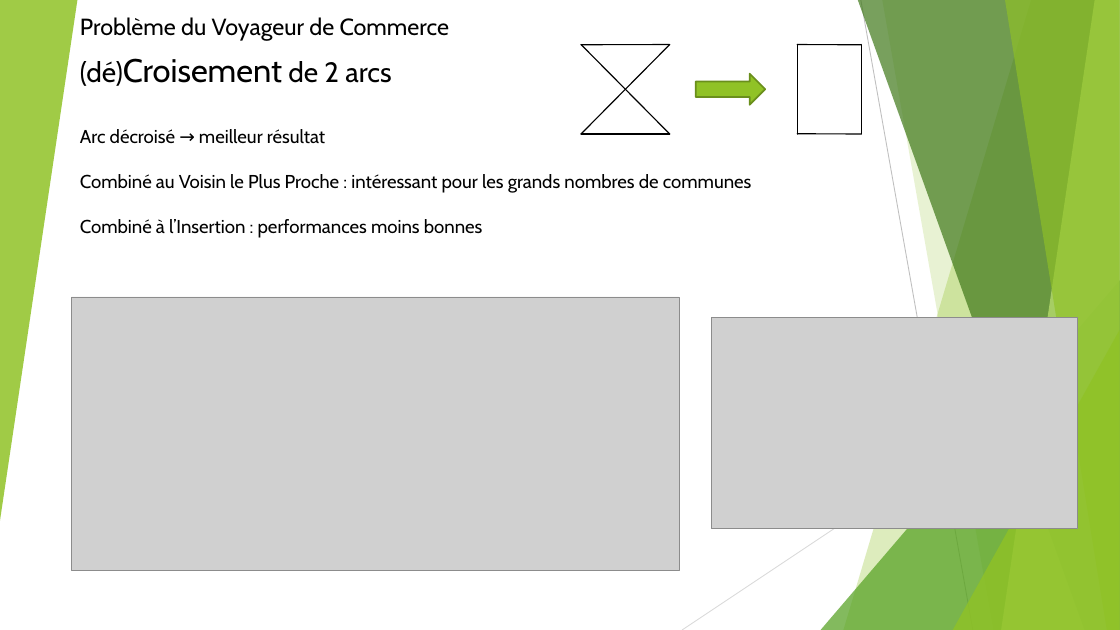
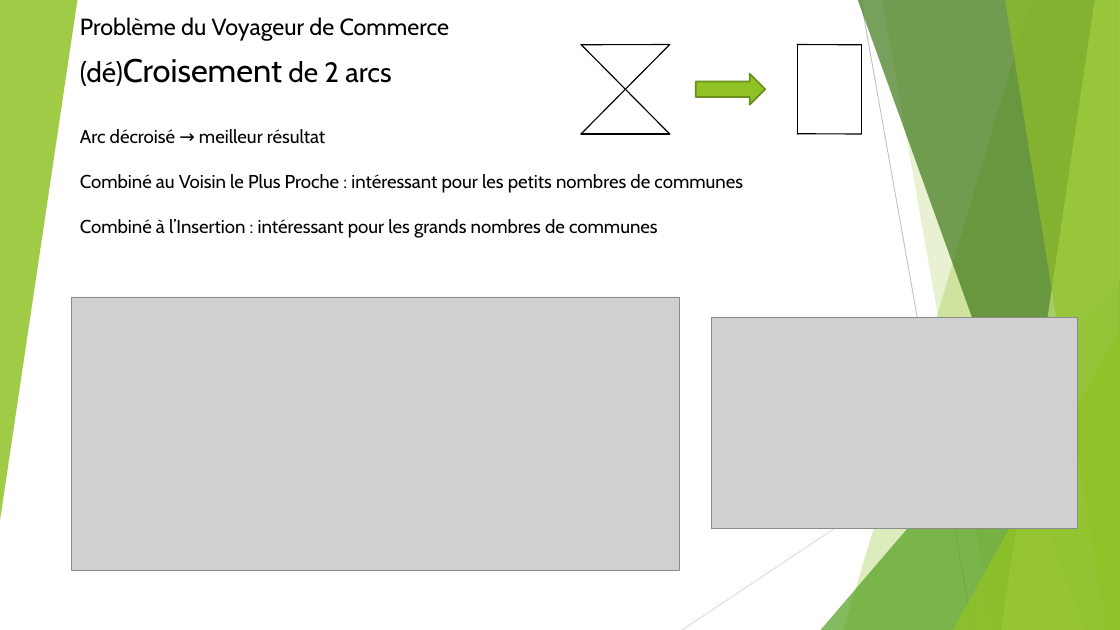
Before and after one commit to Spl4shh/ProjetVoyageurCommerce, a slide deck: slide 10 of PresentationProjetTutoré.pptx. Drawn at 1120x630 pixels with LibreOffice and Linux fonts; fonts in the diff are those of the drawing; grey boxes stand for pictures. Boxes give left, top, right and bottom in pixels: in the first picture for what was removed or moved away, otherwise in the second. Text is boxed around its words. In the diff, an @@ line names an element or a change of style, - is before the commit and + after.

```diff
--- a/PresentationProjetTutoré.pptx
+++ b/PresentationProjetTutoré.pptx
@@ text at [80, 174, 743, 238]: text changed @@
-Combiné au Voisin le Plus Proche : intéressant pour les grands nombres de communes
-Combiné à l’Insertion : performances moins bonnes
+Combiné au Voisin le Plus Proche : intéressant pour les petits nombres de communes
+Combiné à l’Insertion : intéressant pour les grands nombres de communes
```
Also in this commit, not shown: 1 other slide changed, 1 slide added.
